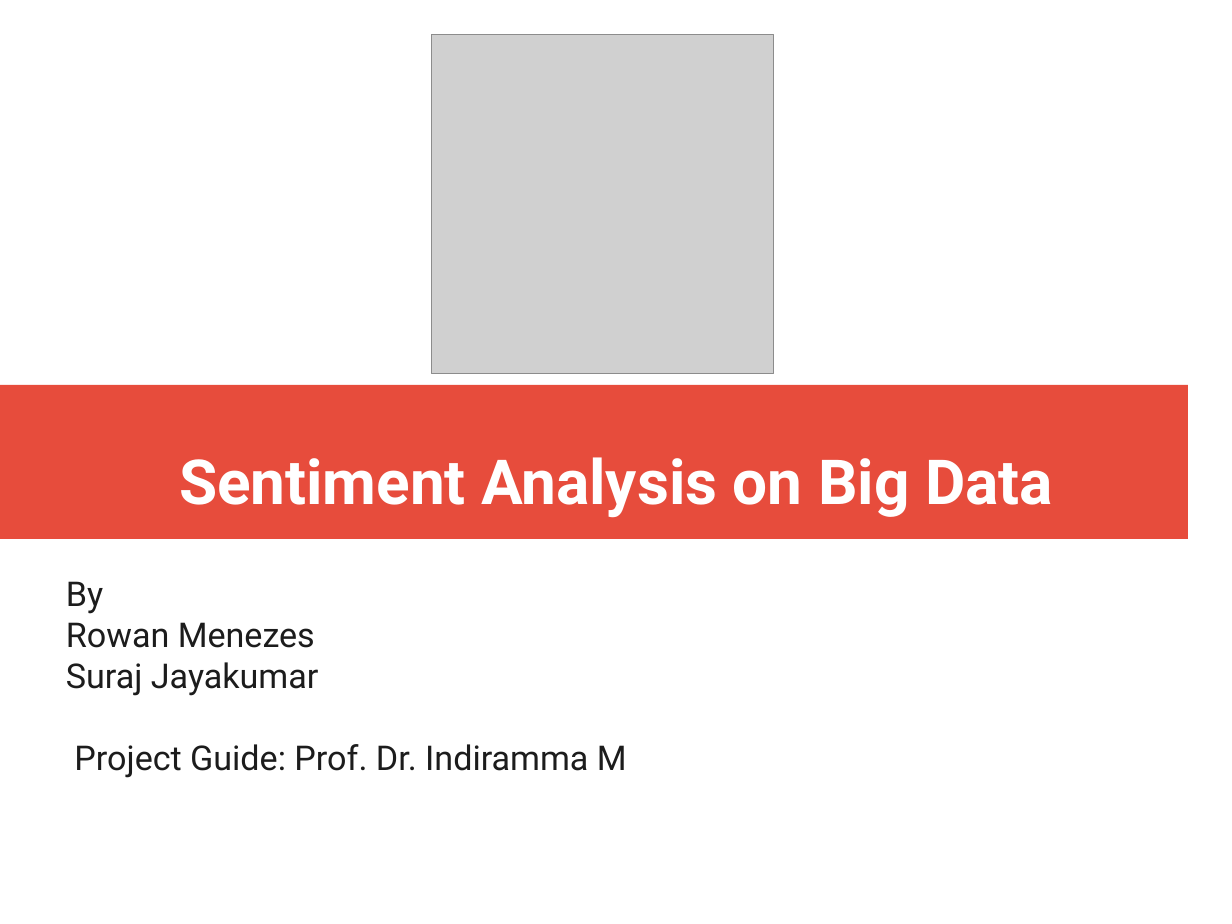
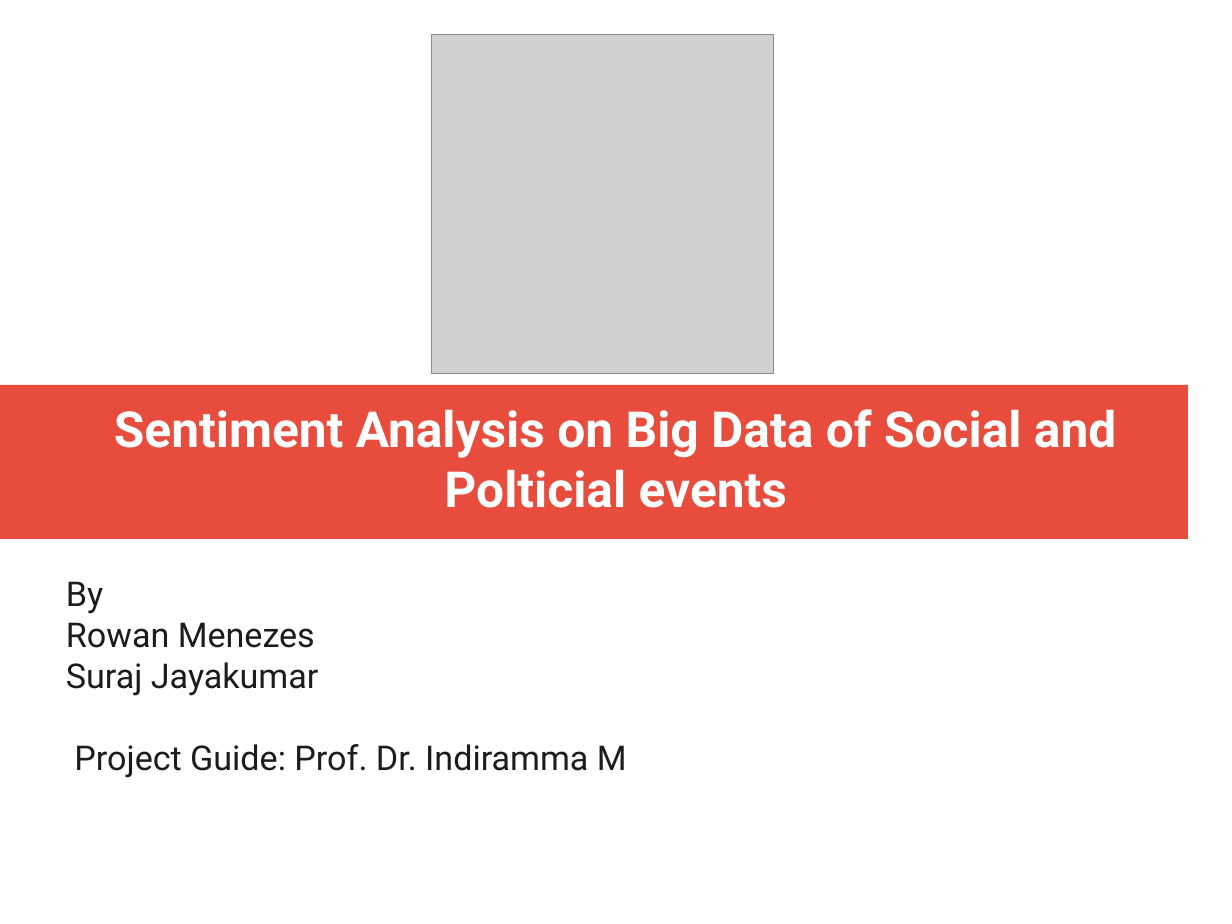
Before and after one commit to sjayakum/sentiment-analysis, a slide deck: slide 1 of Presentation/Project Review Presentation.odp. Drawn at 1232x924 pixels with LibreOffice and Linux fonts; fonts in the diff are those of the drawing; grey boxes stand for pictures. Boxes give left, top, right and bottom in pixels: in the first picture for what was removed or moved away, otherwise in the second. Text is boxed around its words. In the diff, an @@ line names an element or a change of style, - is before the commit and + after.

Commit message:
Updated Title in PPT

```diff
--- a/Presentation/Project Review Presentation.odp
+++ b/Presentation/Project Review Presentation.odp
@@ title at box(114, 409, 1116, 508): text changed; size 40 to 32 pt @@
-Sentiment Analysis on Big Data
+Sentiment Analysis on Big Data of Social and Polticial events
```
Also in this commit, not shown: 1 other file.
